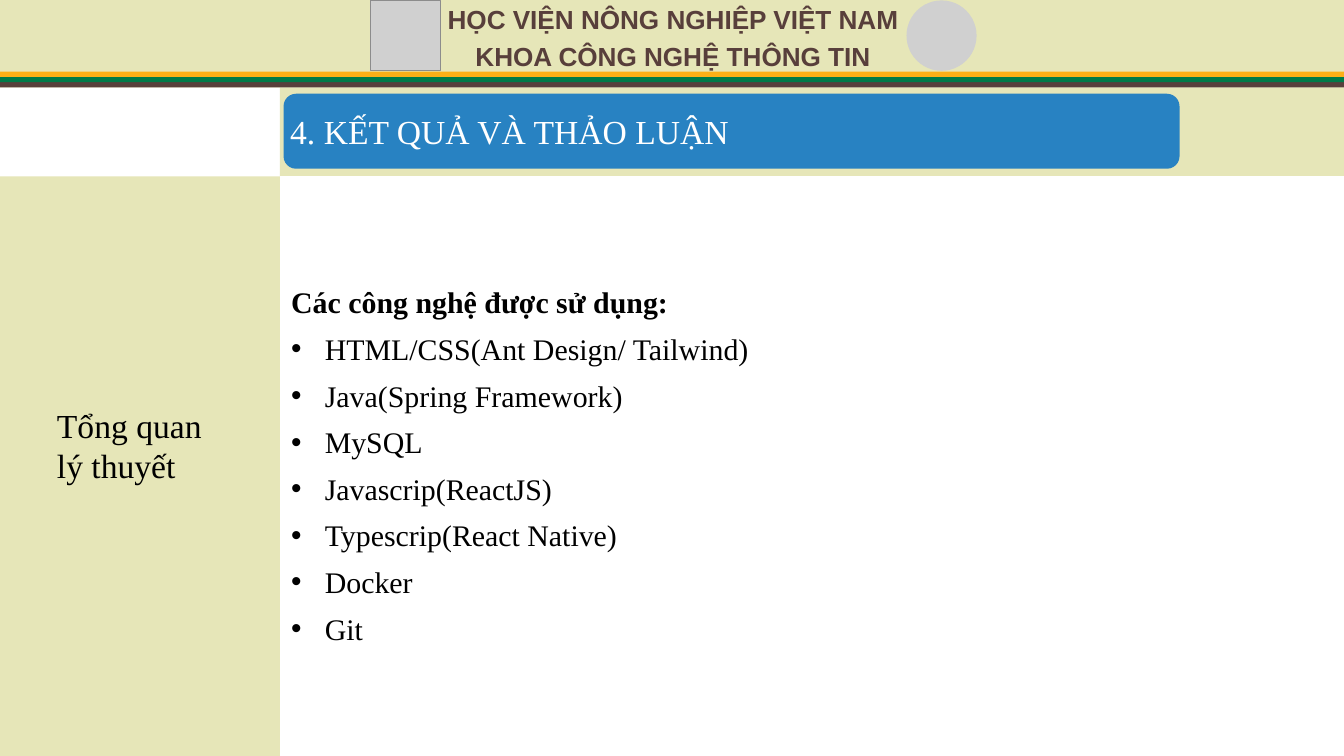
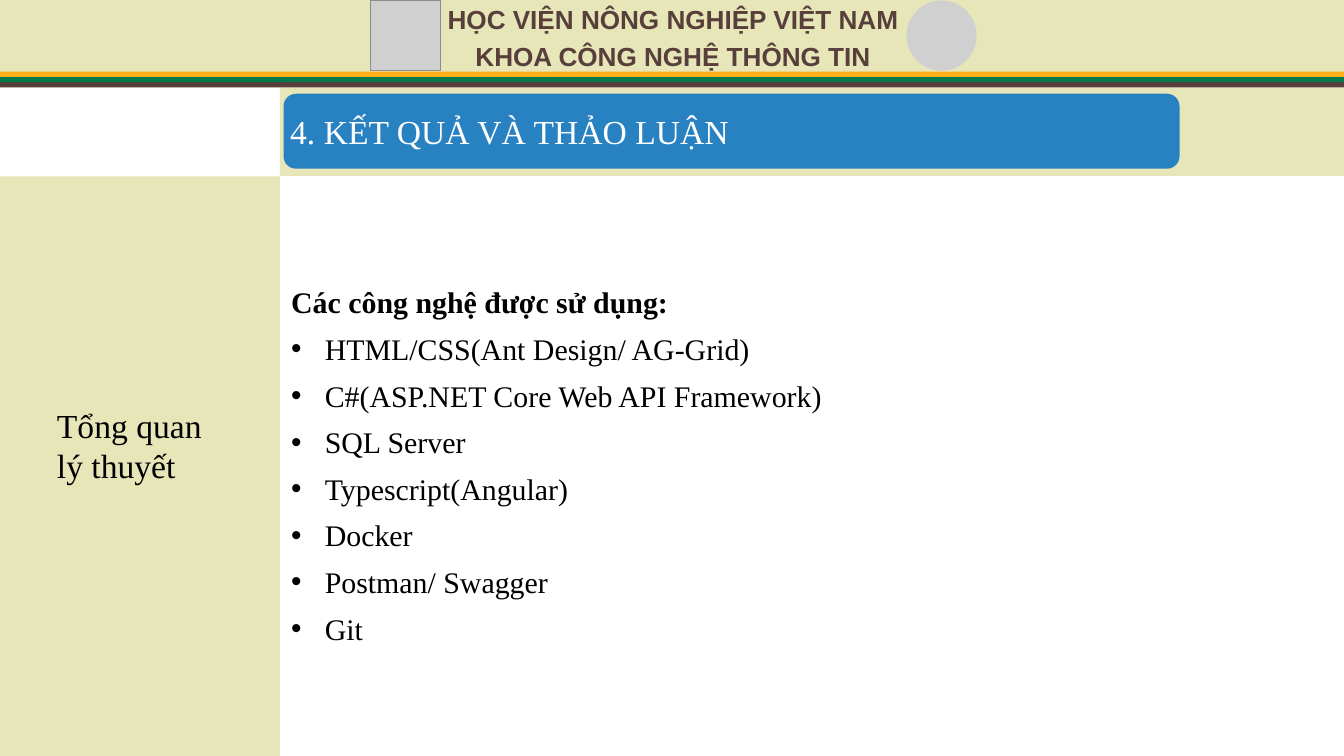
Before and after one commit to HungTran1412/veterinary-clinic-api, a slide deck: slide 18 of VeterinaryClinic.API/wwwroot/Document/TrinhChieu_KLTN.pptx. Drawn at 1344x756 pixels with LibreOffice and Linux fonts; fonts in the diff are those of the drawing; grey boxes stand for pictures. Boxes give left, top, right and bottom in pixels: in the first picture for what was removed or moved away, otherwise in the second. Text is boxed around its words. In the diff, an @@ line names an element or a change of style, - is before the commit and + after.

```diff
--- a/VeterinaryClinic.API/wwwroot/Document/TrinhChieu_KLTN.pptx
+++ b/VeterinaryClinic.API/wwwroot/Document/TrinhChieu_KLTN.pptx
@@ text at [325, 339, 822, 506]: text changed @@
-• HTML/CSS(Ant Design/ Tailwind)
-• Java(Spring Framework)
-• MySQL
-• Javascrip(ReactJS)
-• Typescrip(React Native)
+• HTML/CSS(Ant Design/ AG-Grid)
+• C#(ASP.NET Core Web API Framework)
+• SQL Server
+• Typescript(Angular)
@@ text at [325, 573, 547, 599]: paragraph added @@
+• Postman/ Swagger
```
Also in this commit, not shown: 5 other slides changed.
